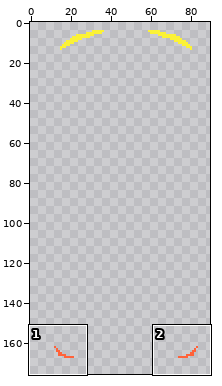
Two states of a pixel-art file, Assets/Sprites/Vehicles/Car/Car1.aseprite. The first picture is a wide view before the edit; the outline marks the close-up.
Close-up. As it was:
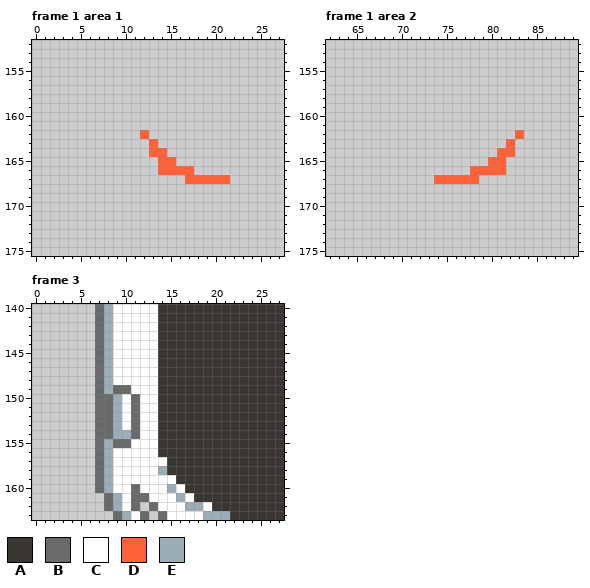
96x176 pixels, 3 frames. Shown: frame 1 area 1: x 0..27, y 152..175; frame 1 area 2: x 62..89, y 152..175; frame 3: x 0..27, y 140..163. The wide view leaves out empty margins.
Palette (. is transparent): A #3a3733  B #696a6a  C #ffffff  D #ff6239  E #9badb7
The same view after the edit:
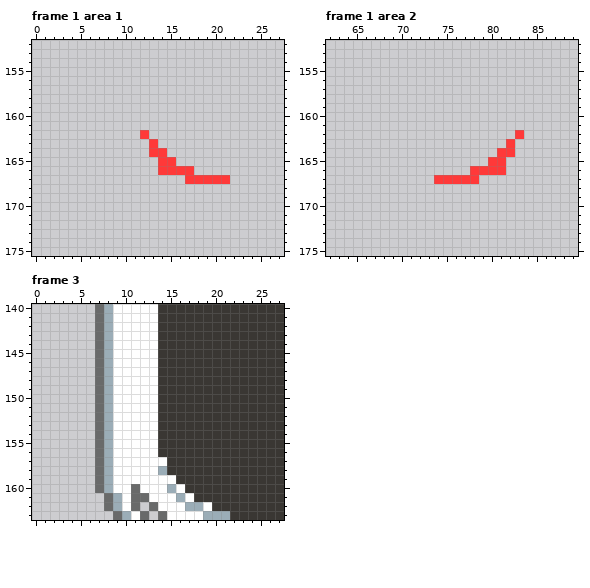
Diff:
{"colour":"D","old":"#ff6239","new":"#ff3939"}
{"where": "frame 3, layer \"Details\""}
{"frame":3,"y":149,"x":9,"old":"BB","new":"CC"}
{"frame":3,"y":150,"x":8,"old":"BE","new":"EC"}
{"frame":3,"y":150,"x":11,"old":"B","new":"C"}
{"frame":3,"y":151,"x":8,"old":"BE","new":"EC"}
{"frame":3,"y":151,"x":11,"old":"B","new":"C"}
{"frame":3,"y":152,"x":8,"old":"BE","new":"EC"}
{"frame":3,"y":152,"x":11,"old":"B","new":"C"}
{"frame":3,"y":153,"x":8,"old":"BE","new":"EC"}
{"frame":3,"y":153,"x":11,"old":"B","new":"C"}
{"frame":3,"y":154,"x":8,"old":"BEEB","new":"ECCC"}
{"frame":3,"y":155,"x":9,"old":"BB","new":"CC"}
{"label":"changed","picture_box":[140,130,230,184]}
{"label":"changed","picture_box":[434,130,524,184]}
{"label":"changed","picture_box":[104,385,140,448]}
